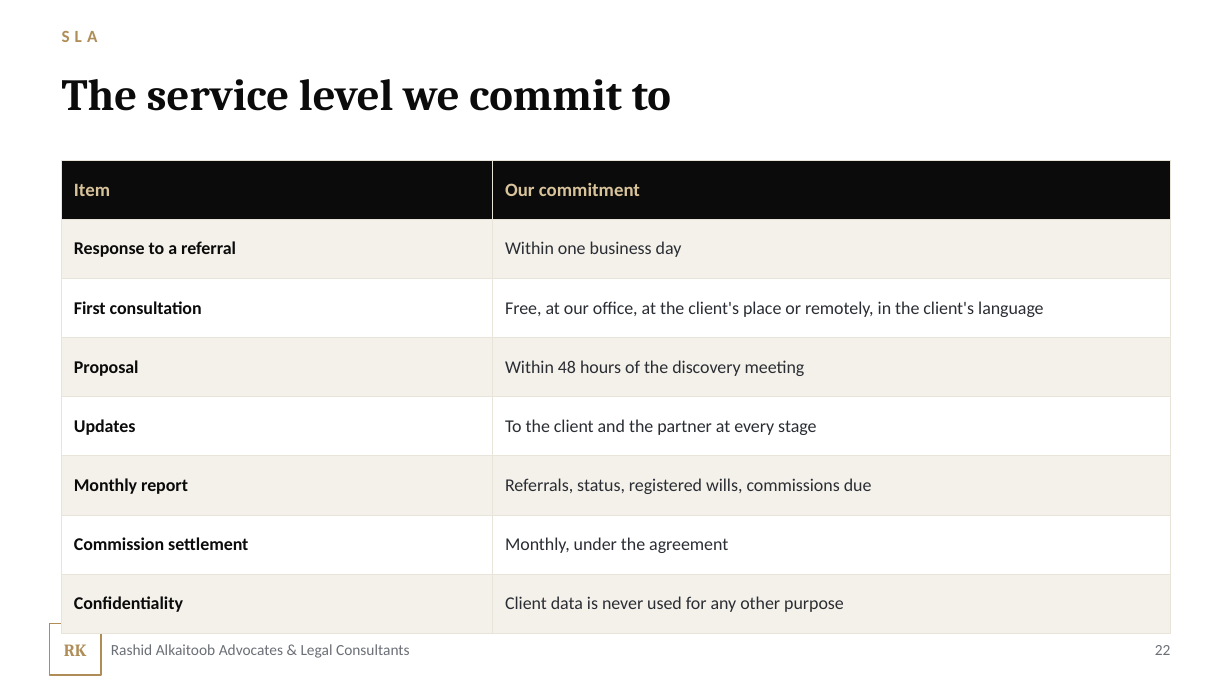
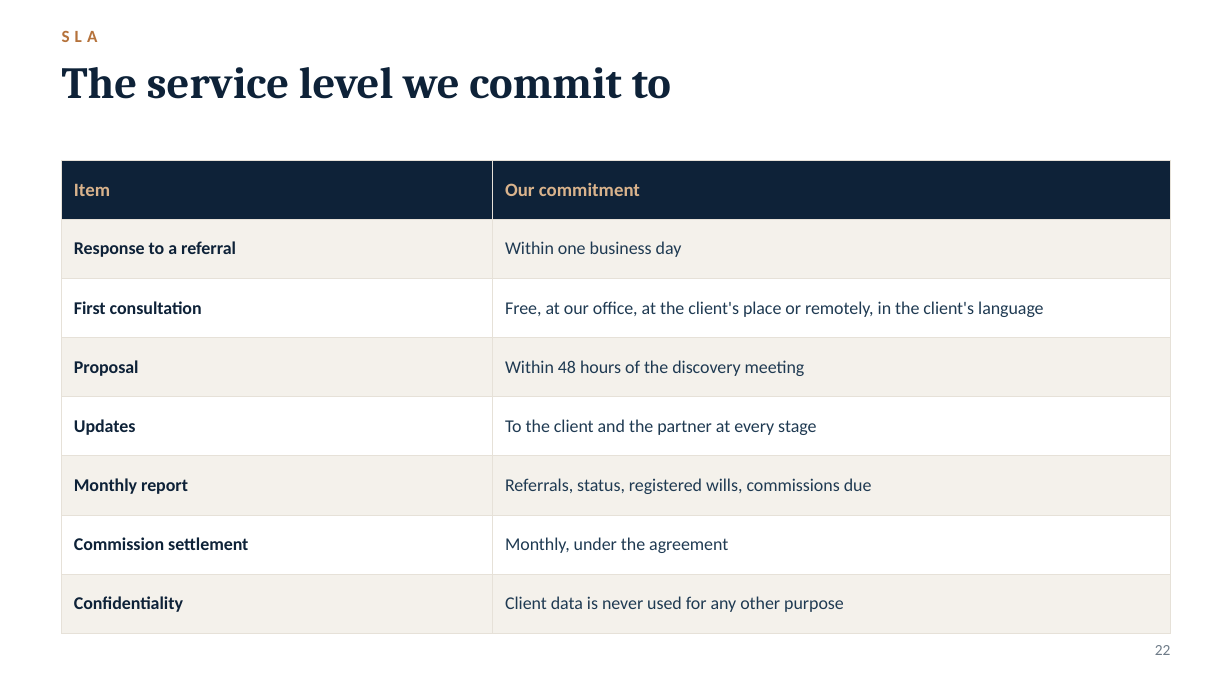
Before and after one commit to abdalmonemalmousa-prog/aa, a slide deck: slide 22 of presentations/03_Brokerage_Partner_Program_Detailed_EN.pptx. Drawn at 1232x693 pixels with LibreOffice and Linux fonts; fonts in the diff are those of the drawing; background and template pictures are left out. Boxes give left, top, right and bottom in pixels: in the first picture for what was removed or moved away, otherwise in the second. Text is boxed around its words. In the diff, an @@ line names an element or a change of style, - is before the commit and + after.

```diff
--- a/presentations/03_Brokerage_Partner_Program_Detailed_EN.pptx
+++ b/presentations/03_Brokerage_Partner_Program_Detailed_EN.pptx
@@ text "SLA" at [62, 31, 98, 42]: text colour #B08D57 to #B5723B @@
@@ text "The service level we commit ...": place and size @@
-text "The service level we commit ..." at [62, 79, 671, 111]
+text "The service level we commit ..." at [62, 67, 671, 99]
@@ text "The service level we commit ..." at [62, 67, 671, 99]: text colour #0B0B0B to #0E2238; vertical alignment middle to top @@
@@ table at [62, 160, 1170, 616] @@
@@ fill #0B0B0B to #0E2238 in row 1 @@
@@ fill #F4F1EA to #F4F1EB in 8 cells @@
@@ text colour #D8C39A to #D9B38C in "Item", "Our commitment" @@
@@ text colour #0B0B0B to #0E2238 in "Response to a referral", "First consultation", "Proposal", "Updates" and 3 more places @@
@@ text colour #2A2D33 to #1F3A52 in "Within one business day", "Free, at our office, at the client's ...", "Within 48 hours of the discovery meeting", "To the client and the partner at ..." and 3 more places @@
@@ borders changed @@
@@ rectangle removed at [49, 623, 101, 675] @@
@@ page number at [1155, 645, 1171, 655]: text colour #6B6F76 to #6E7B88 @@
@@ text removed at [64, 644, 87, 656] @@
-RK
@@ text removed at [111, 644, 410, 658] @@
-Rashid Alkaitoob Advocates & Legal Consultants
```
Also in this commit, not shown: 27 other slides changed, 25 other files.
